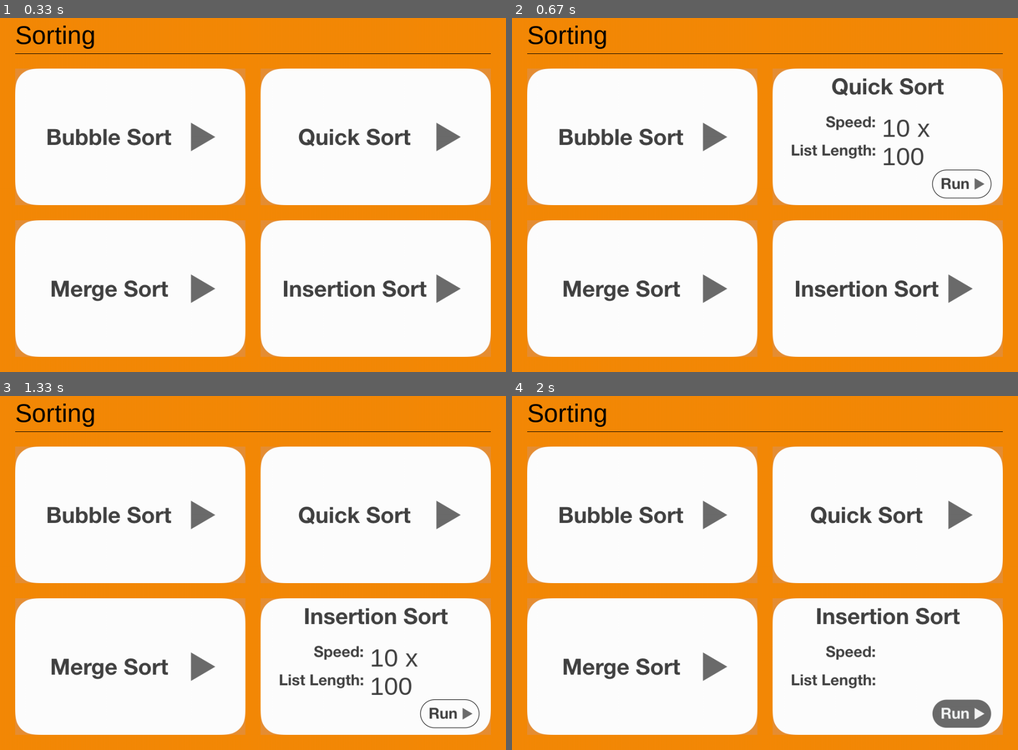
Above: before the commit, frames 1-4 (two rows, left to right).
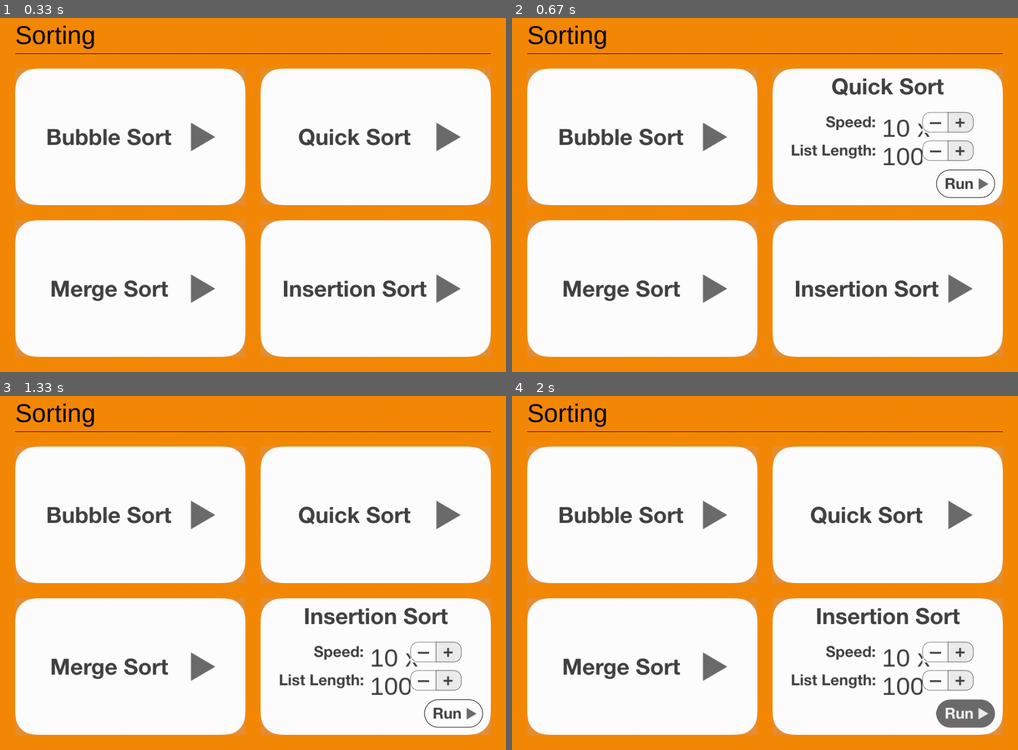
Above: after the commit, the same moments.

Repository: benwoo1110/A-List-of-Sorts
Game: pygame game, started from pygame/00 main.py
The game is run twice, just before and just after one commit, with the same random seed, the same clock (stepped at 60 frames per second) and the same inputs.
Inputs (mouse positions are in pixels of both pictures, inside the frame that each line leads up to):
- Up to frame 1 (0.33 s): no input
- Up to frame 2 (0.67 s): click (926, 184) at 0.38 s
- Up to frame 3 (1.33 s): click (96, 519) at 0.72 s; click (440, 696) at 1.05 s
- Up to frame 4 (2 s): click (643, 502) at 1.38 s; click (957, 703) at 1.72 s

Frame 1 is identical in both runs. In frame 2, 0.6% of the frame differs, in the area x 81-96%, y 26-52%; in frame 3, 0.6%; in frame 4, 0.9%, in the area x 73-96%, y 69-94%.

Commit message:
Reworked cofig view. Added stepper button.

Diff:
--- a/pygame/00 main.py
+++ b/pygame/00 main.py
@@ -54,10 +54,10 @@
 mergesort_frame = (spacing, window_size[1]-spacing-sortingBoxes_size_h)
 insertionsort_frame = (window_size[0]-spacing-sortingBoxes_size_w, window_size[1]-spacing-sortingBoxes_size_h)
 
-bubblesort_btn = pygame.image.load('bubblesort_btn.png').convert()
-quicksort_btn = pygame.image.load('quicksort_btn.png').convert()
-mergesort_btn = pygame.image.load('mergesort_btn.png').convert()
-insertionsort_btn = pygame.image.load('insertionsort_btn.png').convert()
+bubblesort_btn = pygame.image.load('bubblesort_btn.png')
+quicksort_btn = pygame.image.load('quicksort_btn.png')
+mergesort_btn = pygame.image.load('mergesort_btn.png')
+insertionsort_btn = pygame.image.load('insertionsort_btn.png')
 
 def setBoxes():
     window.blit(bubblesort_btn, bubblesort_frame)
@@ -72,16 +72,15 @@
 
 # Clicking action
 # Config button
-bubblesortConfig_btn = pygame.image.load('bubblesortConfig_btn.png').convert()
-quicksortConfig_btn = pygame.image.load('quicksortConfig_btn.png').convert()
-mergesortConfig_btn = pygame.image.load('mergesortConfig_btn.png').convert()
-insertionsortConfig_btn = pygame.image.load('insertionsortConfig_btn.png').convert()
+bubblesortConfig_btn = pygame.image.load('bubblesortConfig_btn.png')
+quicksortConfig_btn = pygame.image.load('quicksortConfig_btn.png')
+mergesortConfig_btn = pygame.image.load('mergesortConfig_btn.png')
+insertionsortConfig_btn = pygame.image.load('insertionsortConfig_btn.png')
+
+stepper_btn = pygame.image.load('stepper_btn.png')
 
 # Run button
-bubblesortRun_btn = pygame.image.load('bubblesortRun_btn.png').convert()
-quicksortRun_btn = pygame.image.load('quicksortRun_btn.png').convert()
-mergesortRun_btn = pygame.image.load('mergesortRun_btn.png').convert()
-insertionsortRun_btn = pygame.image.load('insertionsortRun_btn.png').convert()
+run_btn = pygame.image.load('run_btn.png')
 
 # Sorting config
 runBtn_x, runBtn_y, runBtn_w, runBtn_h = 324, 200, 116, 56
@@ -91,7 +90,7 @@
 listlength = 100
 
 # Check if cursor in box
-def cursor(frame, sort_image, show_image, run_image):
+def cursor(frame, sort_image, show_image):
     mouse_pos = pygame.mouse.get_pos()
     if frame[0]+sortingBoxes_size_w > mouse_pos[0] > frame[0] and frame[1]+sortingBoxes_size_h > mouse_pos[1] > frame[1]:
         # Show image
@@ -102,12 +101,24 @@
         window.blit(speedConfig_text,(frame[0]+speedText_x, frame[1]+speedText_y))
         window.blit(listlengthConfig_text,(frame[0]+listlengthText_x, frame[1]+listlengthText_y))
 
+        window.blit(stepper_btn,(frame[0]+speedText_x+80, frame[1]+speedText_y-3))
+        window.blit(stepper_btn,(frame[0]+listlengthText_x+80, frame[1]+listlengthText_y-3))
         update_draw()
+
+        # Mouse click in stepper
+        # Stepper for speed
+        # -
+        # +
+        # Stepper for listlength
+        # -
+        # +
 
         # Mouse click in box
         if frame[0]+runBtn_x+runBtn_w > mouse_pos[0] > frame[0]+runBtn_x and frame[1]+runBtn_y+runBtn_h > mouse_pos[1] > frame[1]+runBtn_y:
-            window.blit(run_image, frame)
+            window.blit(run_btn, (frame[0]+runBtn_x, frame[1]+runBtn_y))
+            update_draw()
             if event.type == pygame.MOUSEBUTTONDOWN: return True
+
     else:
         window.blit(sort_image, frame)
         update_draw()
@@ -118,19 +129,19 @@
             pygame.quit()
             quit()
 
-        if cursor(bubblesort_frame, bubblesort_btn, bubblesortConfig_btn, bubblesortRun_btn):
+        if cursor(bubblesort_frame, bubblesort_btn, bubblesortConfig_btn):
             bubblesort()
             setTitle() # Reset
             setBoxes()
-        elif cursor(quicksort_frame, quicksort_btn, quicksortConfig_btn, quicksortRun_btn):
+        elif cursor(quicksort_frame, quicksort_btn, quicksortConfig_btn):
             quicksort()
             setTitle() # Reset
             setBoxes()
-        elif cursor(mergesort_frame, mergesort_btn, mergesortConfig_btn, mergesortRun_btn):
+        elif cursor(mergesort_frame, mergesort_btn, mergesortConfig_btn):
             mergesort()
             setTitle() # Reset
             setBoxes()
-        elif cursor(insertionsort_frame, insertionsort_btn, insertionsortConfig_btn, insertionsortRun_btn): # Algorithm not done
+        elif cursor(insertionsort_frame, insertionsort_btn, insertionsortConfig_btn): # Algorithm not done
             # insertionsort()
             setTitle() # Reset
             setBoxes()
Binary file changed: pygame/bubblesortConfig_btn.png
Binary file changed: pygame/insertionsortConfig_btn.png
Binary file changed: pygame/mergesortConfig_btn.png
Binary file changed: pygame/quicksortConfig_btn.png
Binary file changed: pygame/run_btn.png
Binary file added: pygame/stepper_btn.jpeg
Binary file added: pygame/stepper_btn.png
